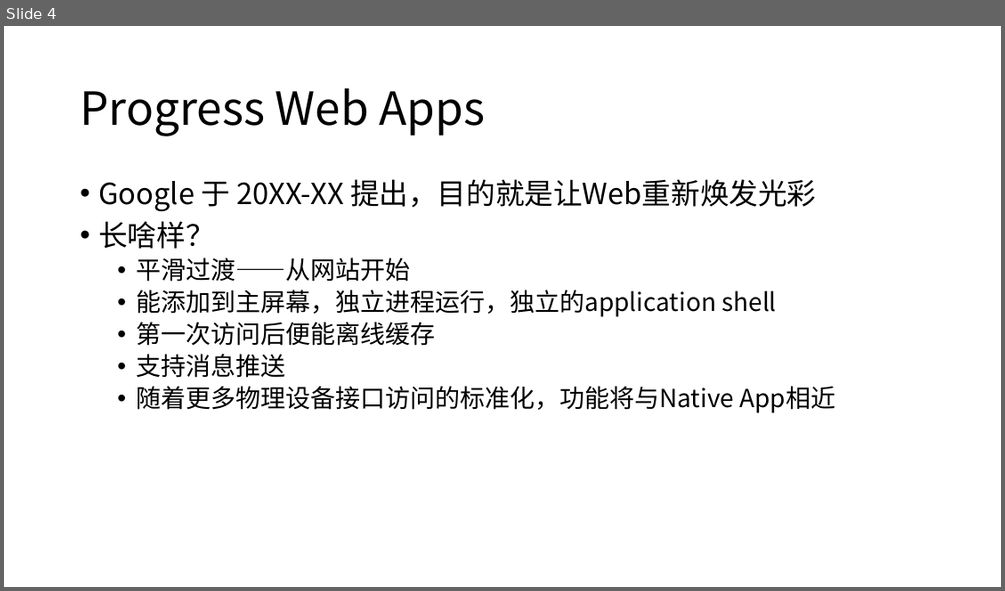
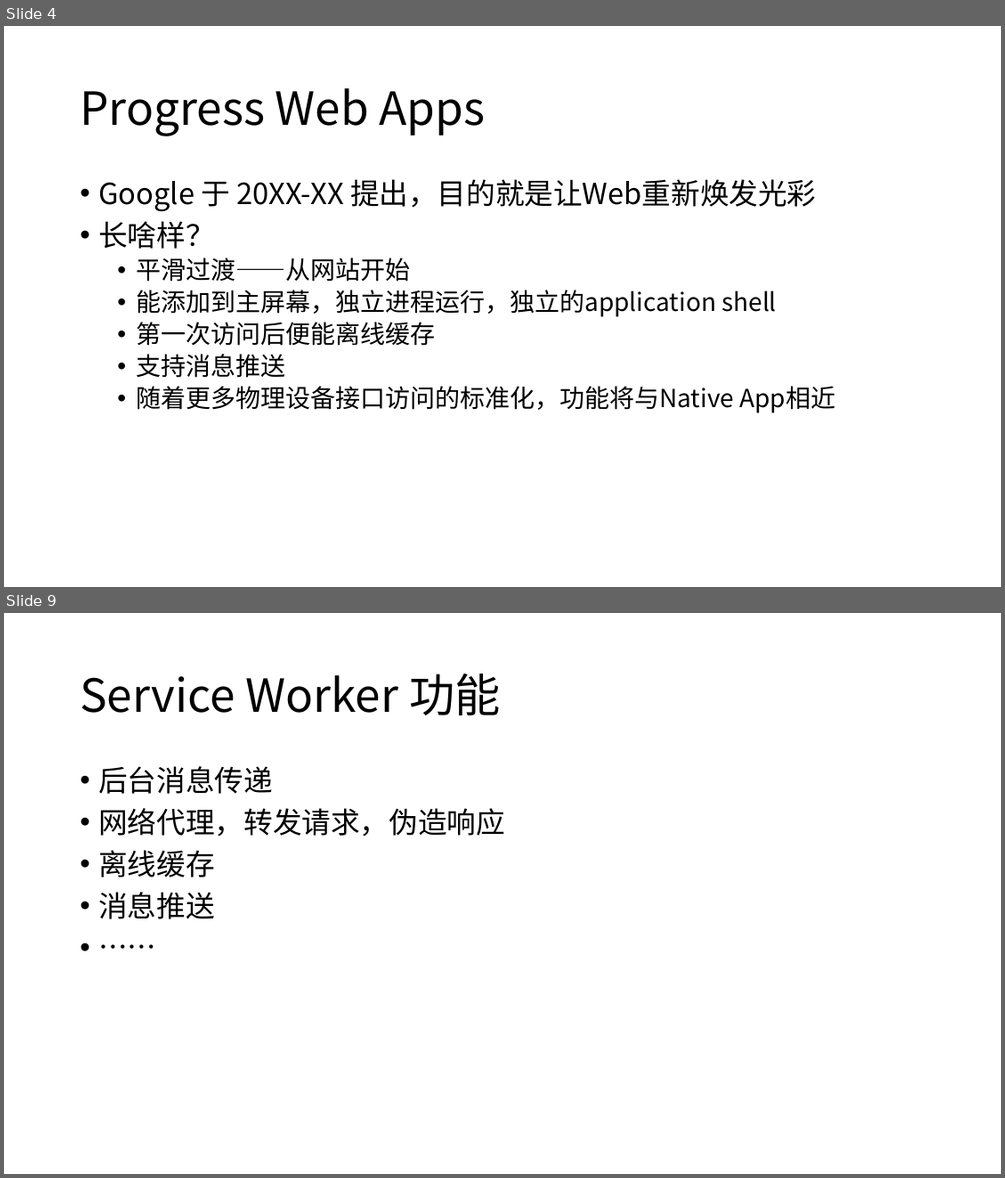
Before and after one commit to wujunxi/frontend-subject, a slide deck: PWA/other/PWA渐进式Web应用介绍.pptx. Shown one above the other, each under a label of ours: slide 4 before the commit, slides 4 and 9 after it; the slides between them are not shown. The pictures are 1005x591 and 1005x1178 pixels, drawn with LibreOffice and Linux fonts; fonts in the diff are those of the drawing. Boxes give left, top, right and bottom in pixels: in the first picture for what was removed or moved away, otherwise in the second. Text is boxed around its words. In the diff, an @@ line names an element or a change of style, - is before the commit and + after.

```diff
--- a/PWA/other/PWA渐进式Web应用介绍.pptx
+++ b/PWA/other/PWA渐进式Web应用介绍.pptx
@@ slide 9 added at <box>4,613,1001,1174</box>, background #FFFFFF @@
@@ title added at <box>80,674,501,715</box>, 44 pt, text #000000 @@
+Service Worker 功能
@@ text added at <box>98,766,505,919</box>, 28 pt, text #000000 @@
+• 后台消息传递
+• 网络代理，转发请求，伪造响应
+• 离线缓存
+• 消息推送
+• ……
```
Also in this commit, not shown: 3 slides changed, 4 other slides added, 2 other files.
